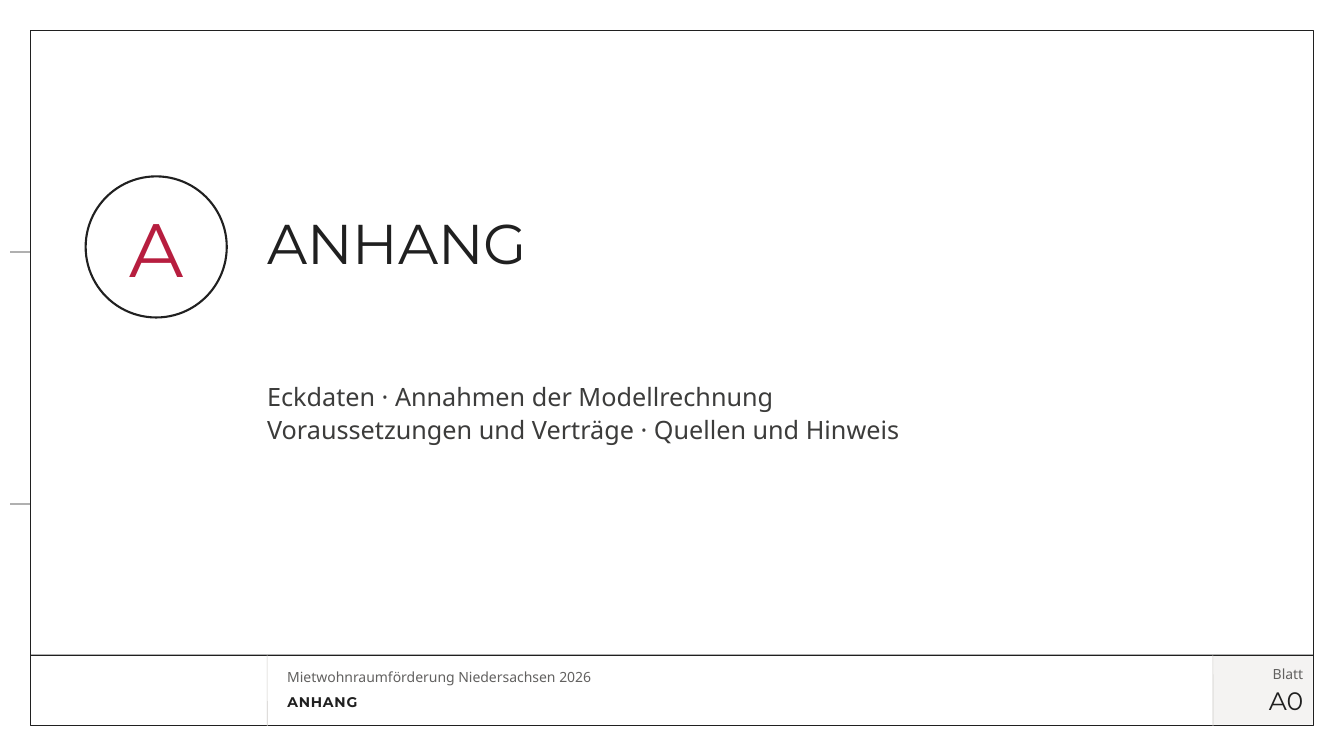
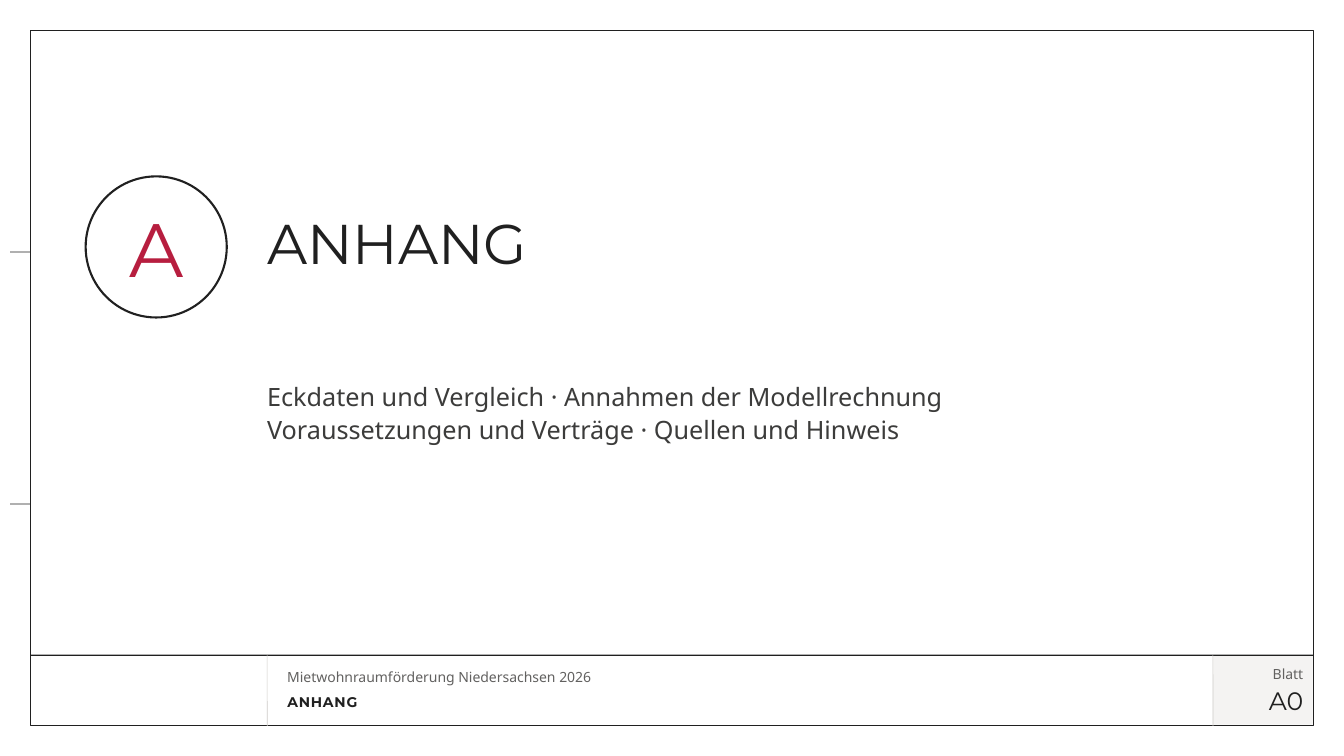
Before and after one commit to vgedaschko/NBank, a slide deck: slide 29 of praesentation/dist/PGN-Mietwohnraumfoerderung-Niedersachsen-2026-Vortrag.pptx. Drawn at 1344x756 pixels with LibreOffice and Linux fonts; fonts in the diff are those of the drawing; background and template pictures are left out. Boxes give left, top, right and bottom in pixels: in the first picture for what was removed or moved away, otherwise in the second. Text is boxed around its words. In the diff, an @@ line names an element or a change of style, - is before the commit and + after.

```diff
--- a/praesentation/dist/PGN-Mietwohnraumfoerderung-Niedersachsen-2026-Vortrag.pptx
+++ b/praesentation/dist/PGN-Mietwohnraumfoerderung-Niedersachsen-2026-Vortrag.pptx
@@ text at (267,387,943,412): text changed @@
-Eckdaten · Annahmen der Modellrechnung
+Eckdaten und Vergleich · Annahmen der Modellrechnung
```
Also in this commit, not shown: 18 other slides changed, 1 slide added, 26 other files.
